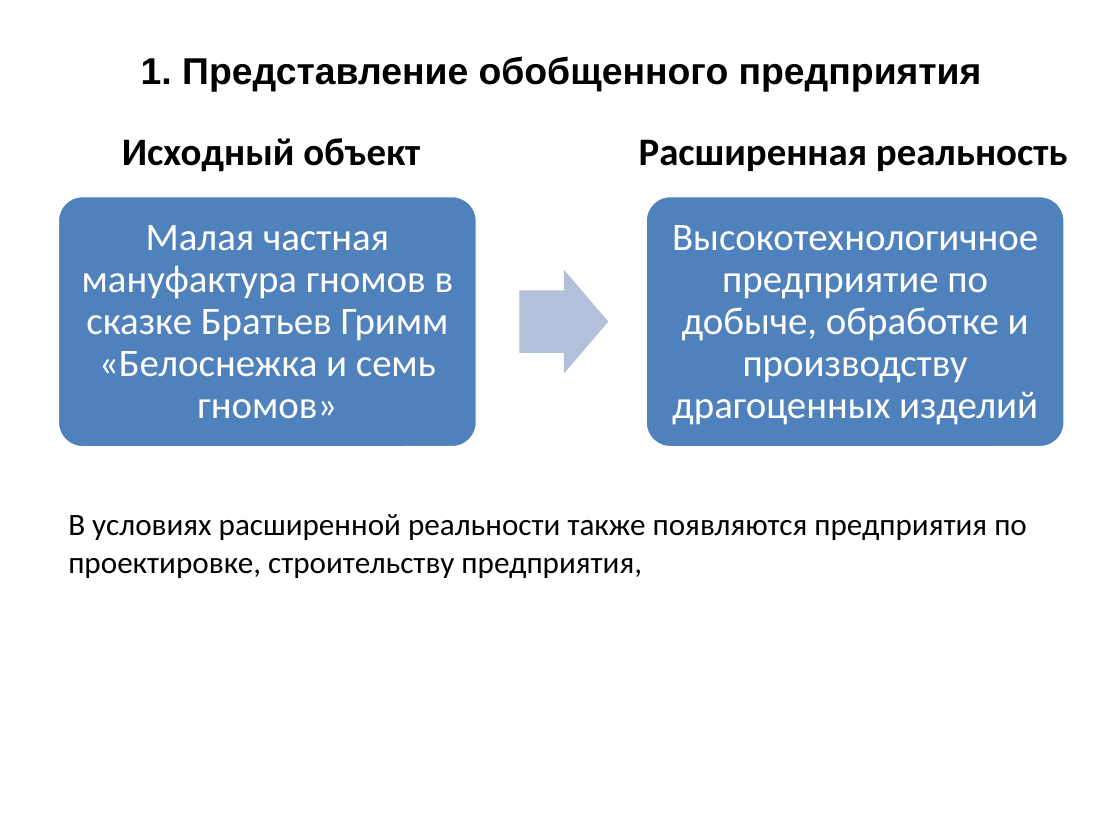
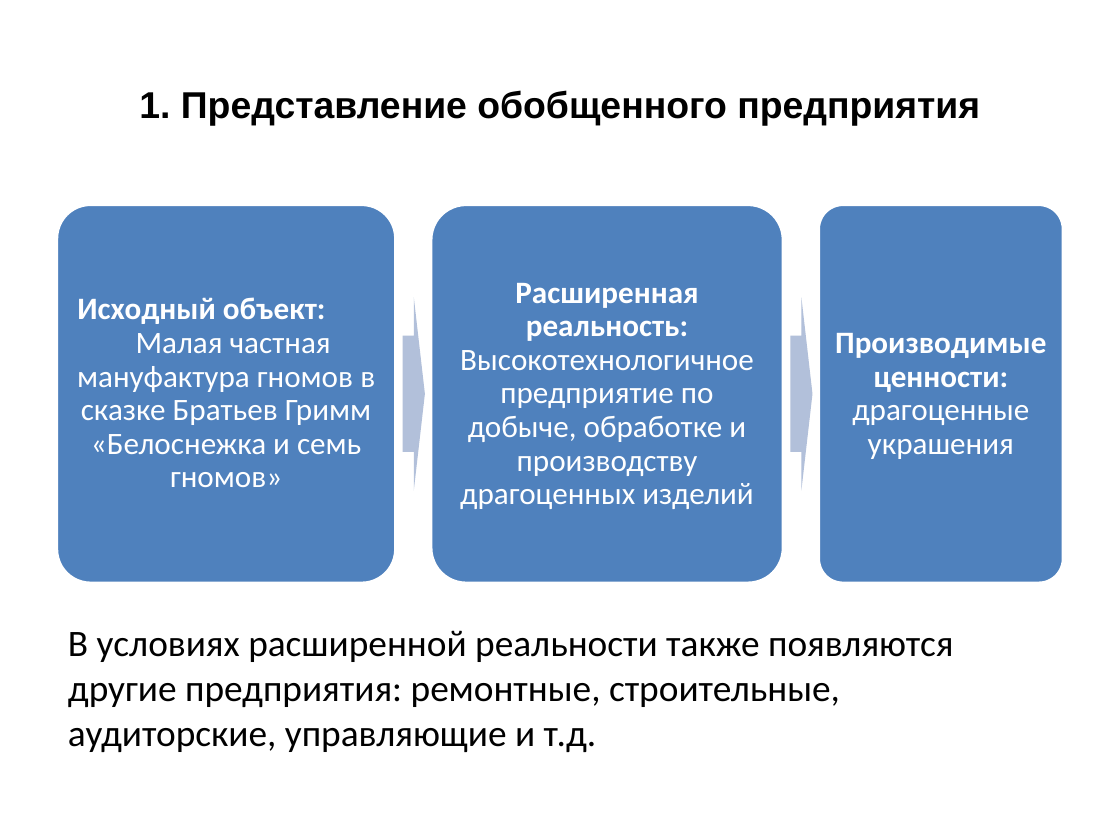
Before and after one commit to illusionww/ugly_cybernetics, a slide deck: slide 3 of second semester/в2 Кондратьев Шаблоны финишной презентации.pptx. Drawn at 1120x840 pixels with LibreOffice and Linux fonts; fonts in the diff are those of the drawing. Boxes give left, top, right and bottom in pixels: in the first picture for what was removed or moved away, otherwise in the second. Text is boxed around its words. In the diff, an @@ line names an element or a change of style, - is before the commit and + after.

```diff
--- a/second semester/в2 Кондратьев Шаблоны финишной презентации.pptx
+++ b/second semester/в2 Кондратьев Шаблоны финишной презентации.pptx
@@ title "1. Представление обобщенного предприятия": place and size @@
-title "1. Представление обобщенного предприятия" at (141, 56, 982, 92)
+title "1. Представление обобщенного предприятия" at (139, 90, 980, 126)
@@ text removed at (122, 138, 420, 172) @@
-Исходный объект
@@ text removed at (639, 139, 1068, 171) @@
-Расширенная реальность
@@ rounded rectangle: place and size @@
-rounded rectangle at (57, 196, 477, 448)
+rounded rectangle at (57, 205, 396, 584)
@@ rounded rectangle: place and size @@
-rounded rectangle at (645, 196, 1065, 448)
+rounded rectangle at (819, 205, 1064, 584)
@@ text at (77, 297, 375, 487): text changed; size 25 to 20 pt @@
-Малая частная мануфактура гномов в сказке Братьев Гримм «Белоснежка и семь гномов»
+Исходный объект: Малая частная мануфактура гномов в сказке Братьев Гримм «Белоснежка и семь гномов»
@@ text at (460, 283, 754, 509): text changed; size 25 to 20 pt @@
-Высокотехнологичное предприятие по добыче, обработке и производству драгоценных изделий
+Расширенная реальность: Высокотехнологичное предприятие по добыче, обработке и производству драгоценных изделий
@@ right arrow removed at (520, 270, 608, 374) @@
@@ group added at (403, 205, 1046, 584): 2 right arrows, 1 rounded rectangle, 1 text @@
+Производимые ценности: драгоценные украшения
@@ text at (68, 630, 953, 752): text changed; size 20 to 24 pt @@
-В условиях расширенной реальности также появляются предприятия по проектировке, строительству предприятия,
+В условиях расширенной реальности также появляются другие предприятия: ремонтные, строительные, аудиторские, управляющие и т.д.
```
Also in this commit, not shown: 8 other slides changed, 1 slide added, 5 other files.
